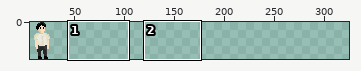
A sprite sheet gets an edit: 2024rpijam/sprites/the_fellow.png. Above: a wide view before the commit, with the close-up outlined.
Close-up. Before the edit:
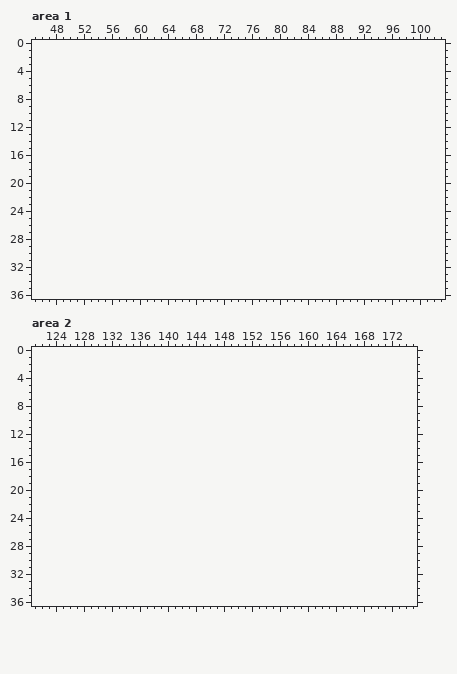
The file is 37x37 pixels. Shown: area 1: x 45..103, y 0..36; area 2: x 121..175, y 0..36. The old version is drawn lined up with the new one, on the new canvas. The wide view leaves out empty margins. The commit also changed other parts of the picture, which this record leaves out.
Palette (. is transparent): 
Once edited:
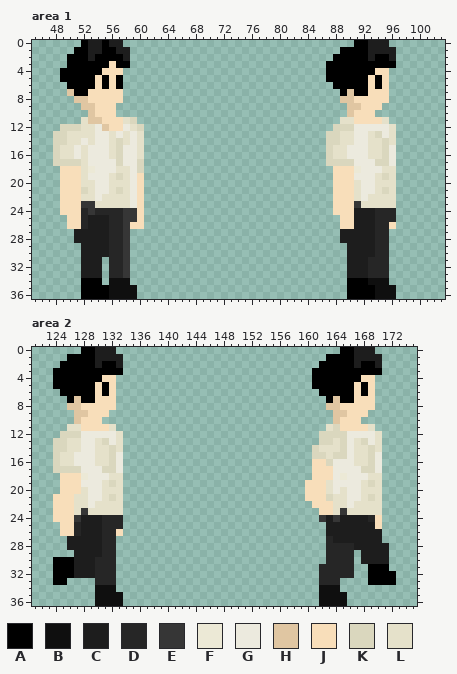
Colours new in this view: A #000000  B #0f0f0f  C #1d1d1d  D #262626  E #363636  F #ece9d6  G #eceade  H #e0c6a2  J #f8deba  K #dad7be  L #e5e1ca
The edit:
canvas 37x37 -> 333x37
Area 1:
y 0: x 52..57 ...... -> ACCACC; x 91..95 ..... -> AACCC
y 1: x 51..58 ........ -> AACCAACC; x 89..96 ........ -> AAAACCCC
y 2: x 50..58 ......... -> AAACAAAAC; x 88..96 ......... -> AAAAACAAC
y 3: x 50..58 ......... -> AAAAAAJAA; x 87..96 .......... -> AAAAAAAAAA
y 4: x 49..57 ......... -> AAAAAAJJJ; x 87..95 ......... -> AAAAAAAJJ
y 5: x 49..57 ......... -> AAAAAJAJA; x 87..95 ......... -> AAAAAAJAJ
y 6: x 50..57 ........ -> AAAAJAJA; x 88..95 ........ -> AAAAAJAJ
y 7: x 50..57 ........ -> HAAJJJJJ; x 89..95 ....... -> AHAAJJJ
y 8: x 51..57 ....... -> HHJJJJJ; x 89..95 ....... -> HHJJJJJ
y 9: x 52..56 ..... -> HHJJJ; x 90..94 ..... -> HHJJJ
y 10: x 53..56 .... -> HJJJ; x 90..93 .... -> HJJJ
y 11: x 52..59 ........ -> LHHJJJLK; x 89..95 ....... -> LLJJJJL
y 12: x 49..60 ............ -> KKKLLGHJJGLK; x 88..96 ......... -> KKKGGGGGL
y 13: x 48..60 ............. -> KKLLLLGGLGLGL; x 87..96 .......... -> KKLLGGLKGL
y 14: x 48..60 ............. -> KKLLGLGGLKLGL; x 87..96 .......... -> KKLLGGLLKL
y 15..16: x 48..60 ............. -> KLLGLGGGLKGGL; x 87..96 .......... -> KLLGGGLLKG
y 17: x 48..60 ............. -> KKKKLGGGGKGGK; x 87..96 .......... -> KKKKGGGKKG
y 18: x 49..60 ............ -> JJJLFGGGLLGK; x 88..96 ......... -> JJJFGGGLL
y 19: x 49..60 ............ -> JJJLGGGLKLGJ; x 88..96 ......... -> JJJGGGLKL
y 20: x 49..60 ............ -> JJJLLGGLLLGJ; x 88..96 ......... -> JJJLGGLLL
y 21: x 49..60 ............ -> JJJKLGGLKLGJ; x 88..96 ......... -> JJJLGGLKL
y 22: x 49..60 ............ -> JJJLLGLLLLGJ; x 88..96 ......... -> JJJLGLLLL
y 23: x 49..60 ............ -> JJJEELLLLLGJ; x 88..96 ......... -> JJJELLLLL
y 24: x 49..60 ............ -> JJJDEDDDDEEJ; x 88..96 ......... -> JJJCCCDDD
y 25: x 50..60 ........... -> JJDCCCDDEEJ; x 89..96 ........ -> JJCCCDDD
y 26: x 50..60 ........... -> JJDCCCDDEJJ; x 89..96 ........ -> JJCCCDDJ
y 27..28: x 51..58 ........ -> CCCCCDDE; x 89..95 ....... -> CCCCCDD
y 29..30: x 52..58 ....... -> CCCCDDE; x 90..95 ...... -> CCCCDD
y 31..33: x 52..54 ... -> CCC; x 56..58 ... -> DDE; x 90..95 ...... -> CCCDDD
y 34: x 52..54 ... -> AAA; x 56..58 ... -> BBB; x 90..95 ...... -> AAABBB
y 35..36: x 52..59 ........ -> AAAABBBB; x 90..96 ....... -> AAAABBB
Area 2:
y 0: x 128..132 ..... -> AACCC; x 165..169 ..... -> AACCC
y 1: x 126..133 ........ -> AAAACCCC; x 163..170 ........ -> AAAACCCC
y 2: x 125..133 ......... -> AAAAACAAC; x 162..170 ......... -> AAAAACAAC
y 3: x 124..133 .......... -> AAAAAAAAAA; x 161..170 .......... -> AAAAAAAAAA
y 4: x 124..132 ......... -> AAAAAAAJJ; x 161..169 ......... -> AAAAAAAJJ
y 5: x 124..132 ......... -> AAAAAAJAJ; x 161..169 ......... -> AAAAAAJAJ
y 6: x 125..132 ........ -> AAAAAJAJ; x 162..169 ........ -> AAAAAJAJ
y 7: x 126..132 ....... -> AHAAJJJ; x 163..169 ....... -> AHAAJJJ
y 8: x 126..132 ....... -> HHJJJJJ; x 163..169 ....... -> HHJJJJJ
y 9: x 127..131 ..... -> HHJJJ; x 164..168 ..... -> HHJJJ
y 10: x 127..130 .... -> HJJJ; x 164..167 .... -> HJJJ
y 11: x 126..132 ....... -> LLJJJJL; x 163..169 ....... -> LKJJJJL
y 12: x 125..133 ......... -> KKKGGGGGL; x 162..170 ......... -> KKKKGGGGL
y 13: x 124..133 .......... -> KKLLGGLKGL; x 162..170 ......... -> KKLKGLKGL
y 14: x 124..133 .......... -> KKLLGGLLKL; x 161..170 .......... -> KLLLKGLLKL
y 15: x 124..133 .......... -> KLLGGGLLKG; x 161..170 .......... -> KKLKKGLLKG
y 16: x 124..133 .......... -> KLLGGGLLKG; x 161..170 .......... -> JJKGGGLLKG
y 17: x 124..133 .......... -> KKKKGGGKKG; x 161..170 .......... -> JJJGGGGKKG
y 18: x 125..133 ......... -> JJJFGGGLL; x 161..170 .......... -> JJJGFGGGLL
y 19: x 125..133 ......... -> JJJGGGLKL; x 160..170 ........... -> JJJLGGGGLKL
y 20: x 125..133 ......... -> JJJLGGLLL; x 160..170 ........... -> JJJLGLGGLLL
y 21: x 124..133 .......... -> JJJLLGGLKL; x 160..170 ........... -> JJJKLLGGLKL
y 22: x 124..133 .......... -> JJJLLGLLLL; x 161..170 .......... -> JJJLLGLLLL
y 23: x 124..133 .......... -> JJJLELLLLL; x 162..170 ......... -> JJLELLLLL
y 24: x 124..133 .......... -> JJJECCCDDD; x 162..170 ......... -> ECECCCCDJ
y 25: x 125..133 ......... -> JJDCCCDDD; x 163..170 ........ -> CCCCCCCJ
y 26: x 125..133 ......... -> JJDCCCDDJ; x 163..170 ........ -> CCCCCCCC
y 27: x 126..132 ....... -> CCCCCDD; x 163..170 ........ -> DCCCCCCC
y 28: x 126..132 ....... -> CCCCCDD; x 163..171 ......... -> DDDDCCCCC
y 29: x 127..132 ...... -> CCCCDD; x 163..166 .... -> DDDD; x 168..171 .... -> CCCC
y 30: x 124..132 ......... -> AAACCCDDD; x 163..166 .... -> DDDD; x 168..171 .... -> CCCC
y 31: x 124..132 ......... -> AAACCCDDD; x 162..166 ..... -> DDDDD; x 169..171 ... -> AAA
y 32: x 124..132 ......... -> AAACCCDDD; x 162..166 ..... -> DDDDD; x 169..172 .... -> AAAA
y 33: x 124..125 .. -> AA; x 130..132 ... -> DDD; x 162..164 ... -> DDD; x 169..172 .... -> AAAA
y 34: x 130..132 ... -> BBB; x 162..164 ... -> BBB
y 35..36: x 130..133 .... -> BBBB; x 162..165 .... -> BBBB
